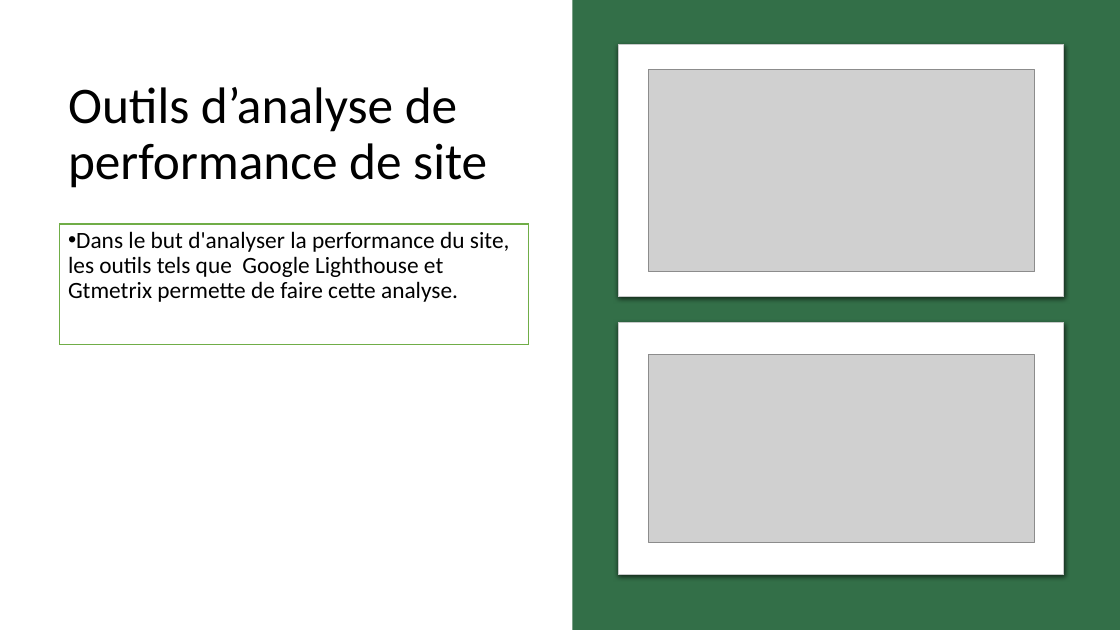
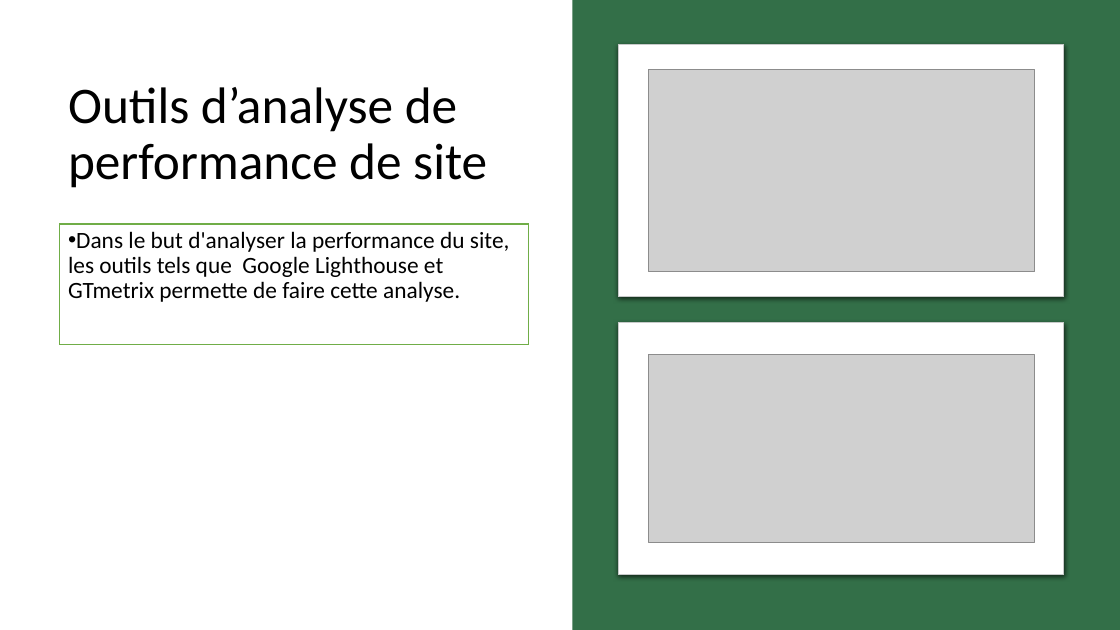
Before and after one commit to LimDavid458/la-panthere-optimise, a slide deck: slide 3 of rapport-seo.pptx. Drawn at 1120x630 pixels with LibreOffice and Linux fonts; fonts in the diff are those of the drawing; grey boxes stand for pictures. Boxes give left, top, right and bottom in pixels: in the first picture for what was removed or moved away, otherwise in the second. Text is boxed around its words. In the diff, an @@ line names an element or a change of style, - is before the commit and + after.

```diff
--- a/rapport-seo.pptx
+++ b/rapport-seo.pptx
@@ text in rectangle at (68, 231, 510, 302): text changed @@
-• Dans le but d'analyser la performance du site, les outils tels que Google Lighthouse et Gtmetrix permette de faire cette analyse.
+• Dans le but d'analyser la performance du site, les outils tels que Google Lighthouse et GTmetrix permette de faire cette analyse.
```
Also in this commit, not shown: 3 other slides changed.
